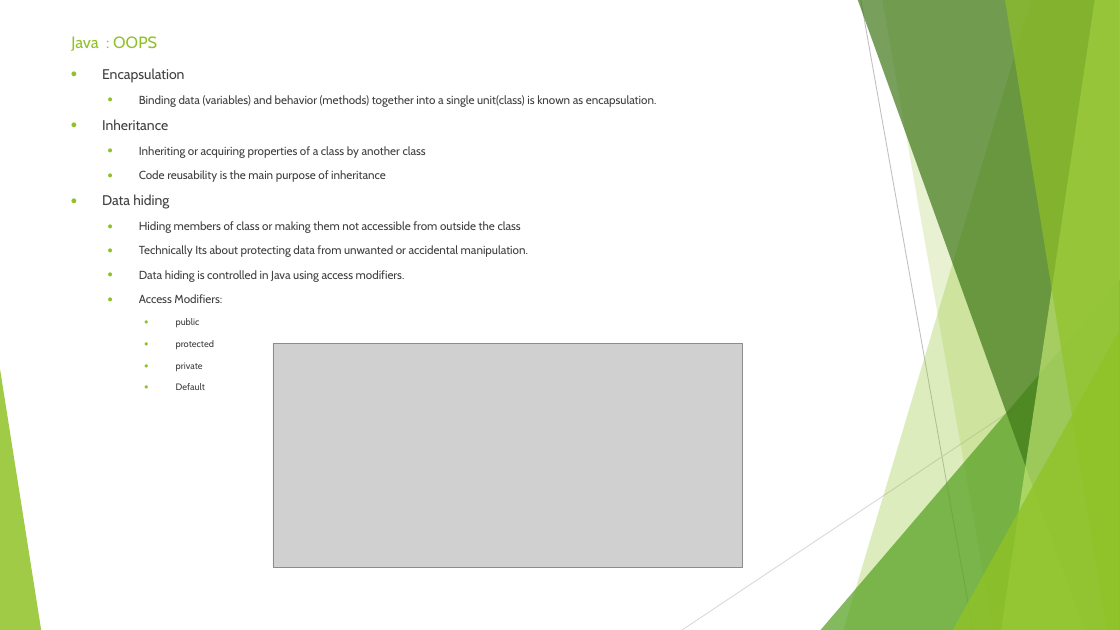
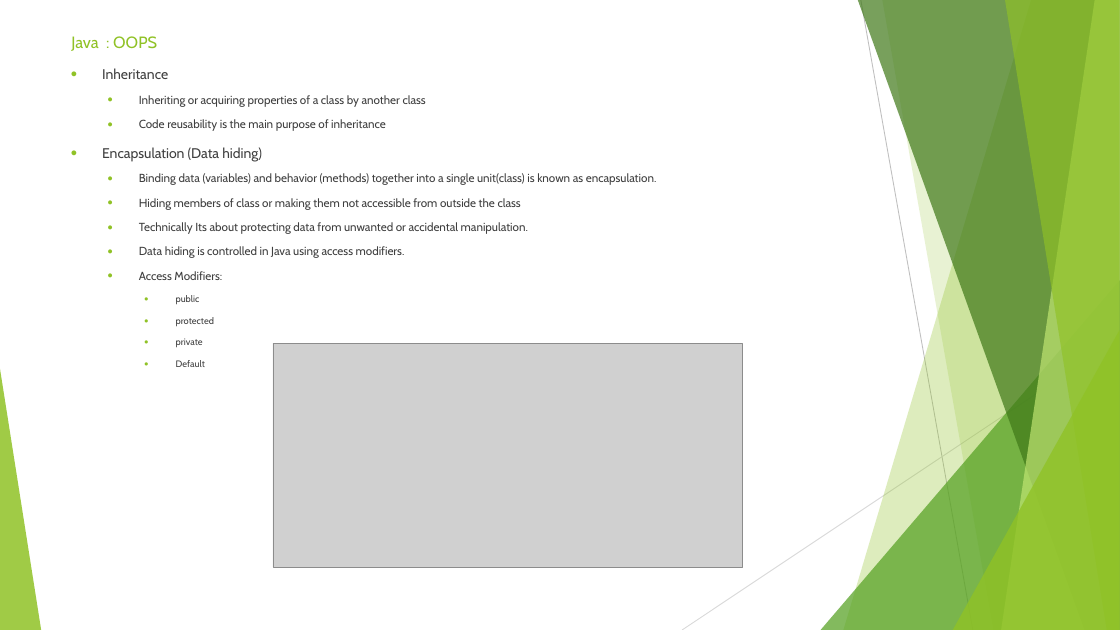
Before and after one commit to sidissir/mk-java-training, a slide deck: slide 28 of AutomationPPT.pptx. Drawn at 1120x630 pixels with LibreOffice and Linux fonts; fonts in the diff are those of the drawing; grey boxes stand for pictures. Boxes give left, top, right and bottom in pixels: in the first picture for what was removed or moved away, otherwise in the second. Text is boxed around its words. In the diff, an @@ line names an element or a change of style, - is before the commit and + after.

Commit message:
Java Class 8

```diff
--- a/AutomationPPT.pptx
+++ b/AutomationPPT.pptx
@@ text at <box>102,68,657,107</box>: paragraphs removed @@
-● Encapsulation
-  ● Binding data (variables) and behavior (methods) together into a single unit(class) is known as encapsulation.
@@ text at <box>102,147,657,185</box>: text changed; size 12 to 10 pt @@
-● Data hiding
+● Encapsulation (Data hiding)
+  ● Binding data (variables) and behavior (methods) together into a single unit(class) is known as encapsulation.
```
Also in this commit, not shown: 1 other slide changed, 14 other files.
